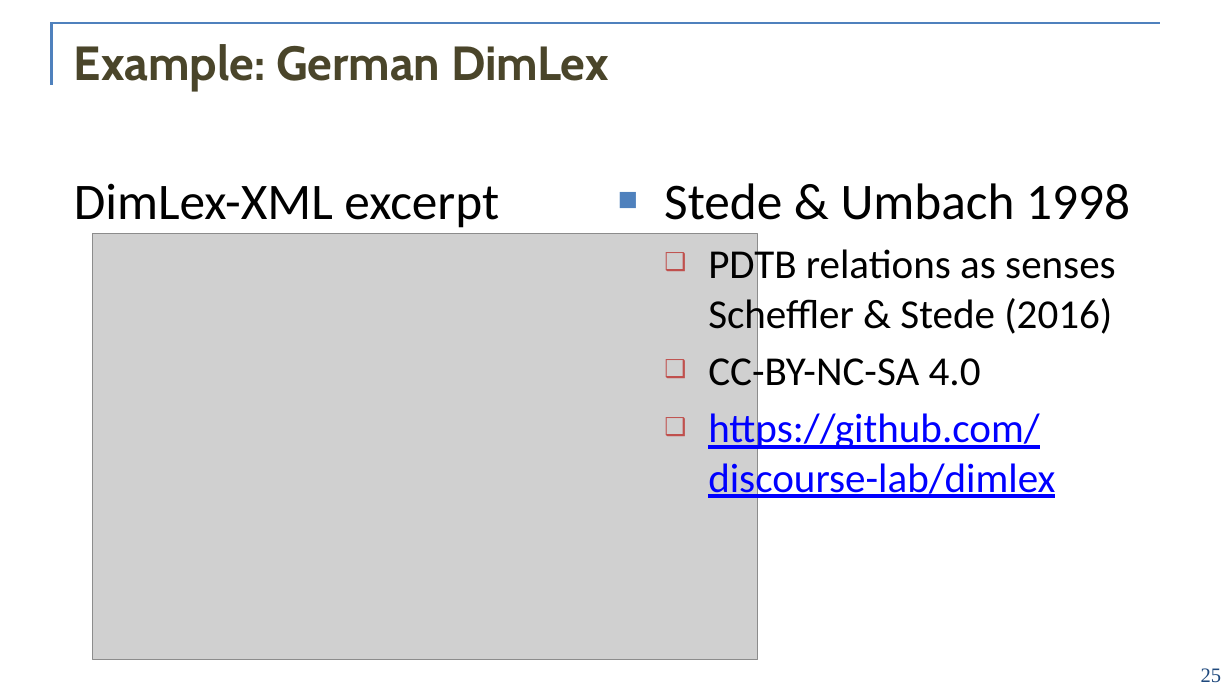
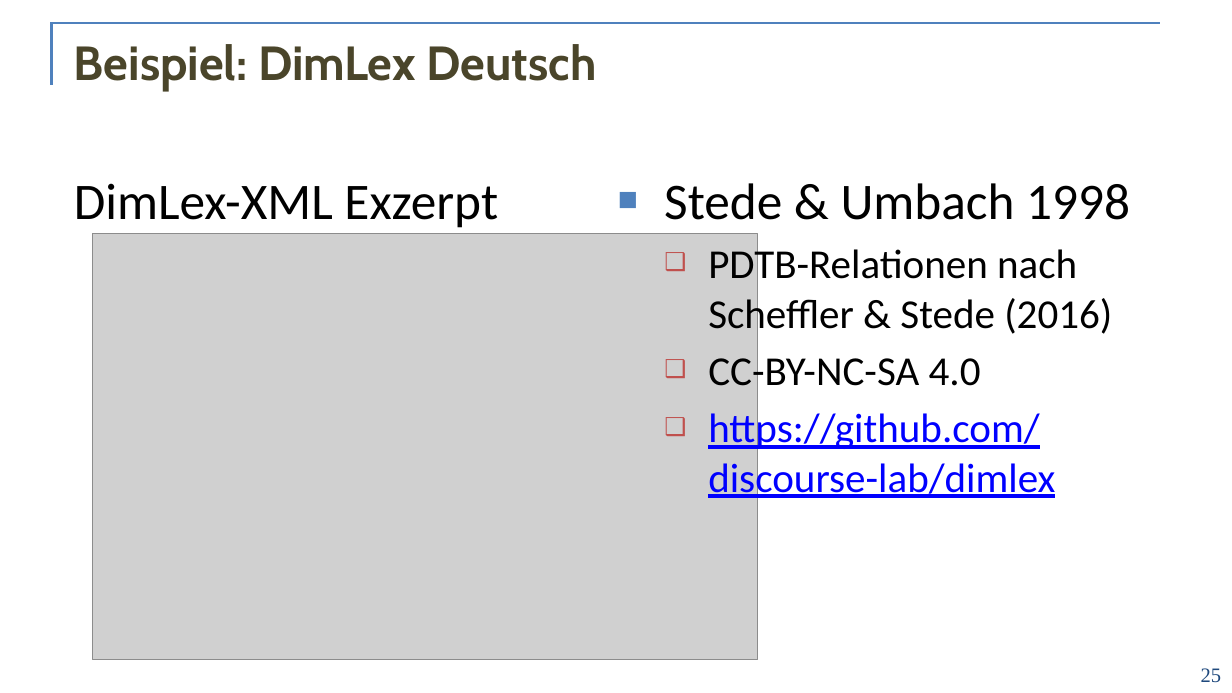
Before and after one commit to acoli-repo/rdf4discourse, a slide deck: slide 25 of doc/vortrag-formatted.pptx. Drawn at 1232x693 pixels with LibreOffice and Linux fonts; fonts in the diff are those of the drawing; grey boxes stand for pictures; background and template pictures are left out. Boxes give left, top, right and bottom in pixels: in the first picture for what was removed or moved away, otherwise in the second. Text is boxed around its words. In the diff, an @@ line names an element or a change of style, - is before the commit and + after.

```diff
--- a/doc/vortrag-formatted.pptx
+++ b/doc/vortrag-formatted.pptx
@@ title at [74,44,597,91]: text changed @@
-Example: German DimLex
+Beispiel: DimLex Deutsch
@@ text at [74,183,498,228]: text changed @@
-DimLex-XML excerpt
+DimLex-XML Exzerpt
@@ text at [708,245,1112,338]: text changed @@
-  ❑ PDTB relations as senses Scheffler & Stede (2016)
+  ❑ PDTB-Relationen nach Scheffler & Stede (2016)
```
Also in this commit, not shown: 14 other slides changed, 40 slides added, 9 slides removed.
